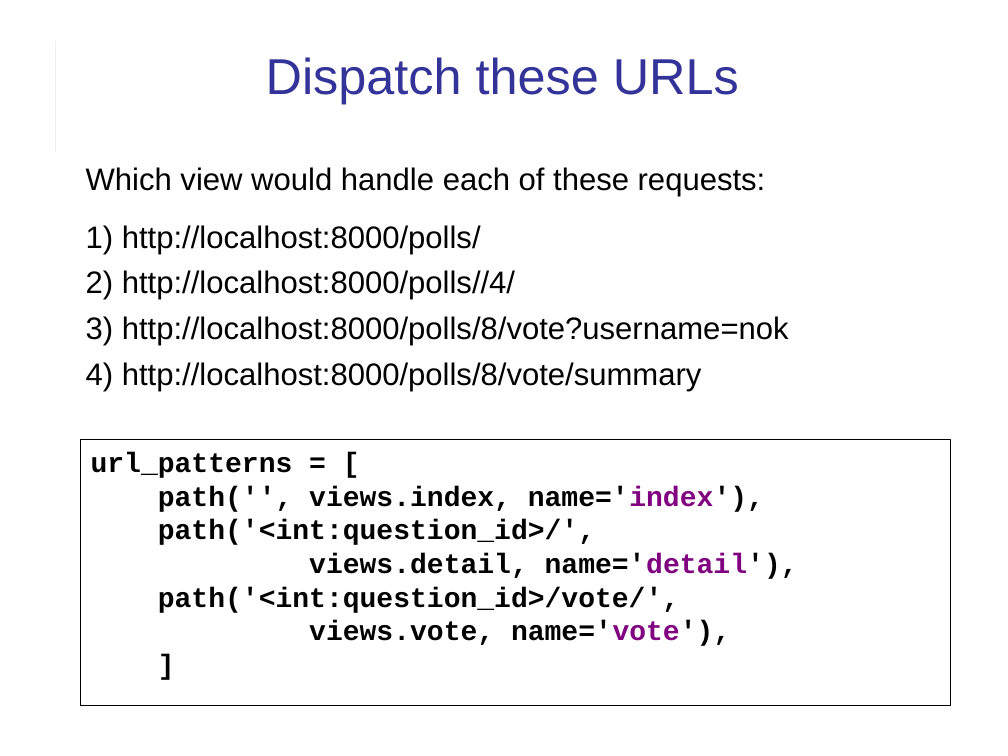
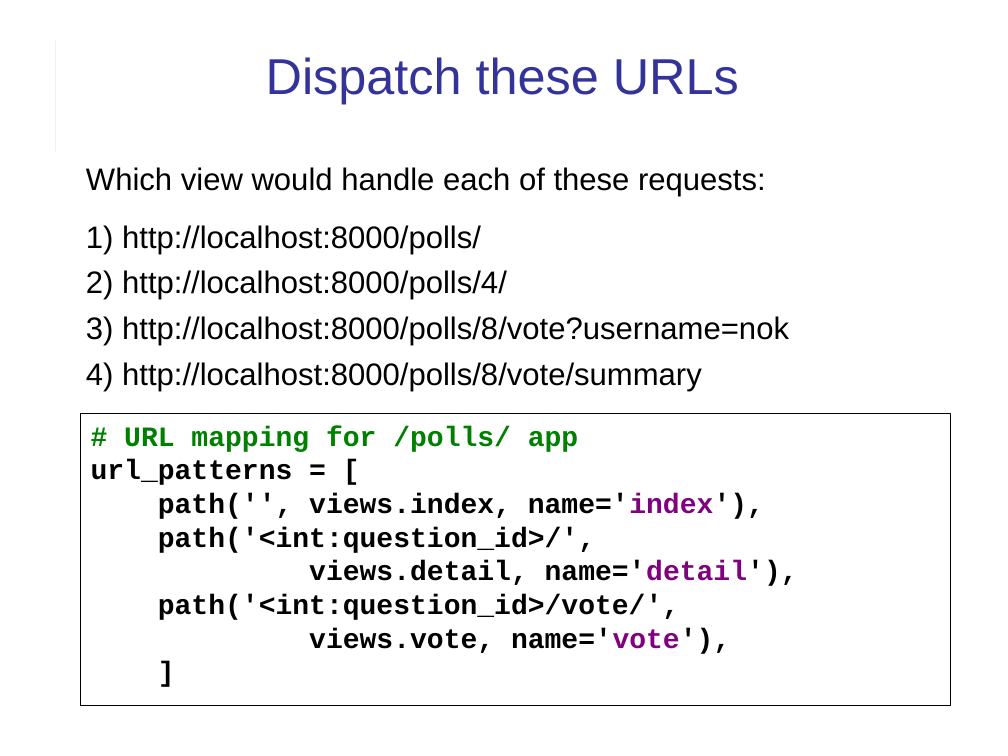
Before and after one commit to cpske/ISP, a slide deck: slide 11 of web/Django-review-1.ppt (slide 10 before the commit). Drawn at 1008x756 pixels with LibreOffice and Linux fonts; fonts in the diff are those of the drawing. Boxes give left, top, right and bottom in pixels: in the first picture for what was removed or moved away, otherwise in the second. Text is boxed around its words. In the diff, an @@ line names an element or a change of style, - is before the commit and + after.

```diff
--- a/web/Django-review-1.ppt
+++ b/web/Django-review-1.ppt
@@ text at <box>86,270,507,300</box>: text changed @@
-2) http://localhost:8000/polls//4/
+2) http://localhost:8000/polls/4/
@@ rectangle "# URL mapping for /polls/ ...": place and size @@
-rectangle "# URL mapping for /polls/ ..." at <box>81,439,951,705</box>
+rectangle "# URL mapping for /polls/ ..." at <box>81,413,951,706</box>
@@ text in rectangle at <box>124,426,578,452</box>: paragraph added @@
+# URL mapping for /polls/ app
```
Also in this commit, not shown: 3 other slides changed, 7 slides added, 3 other files.
